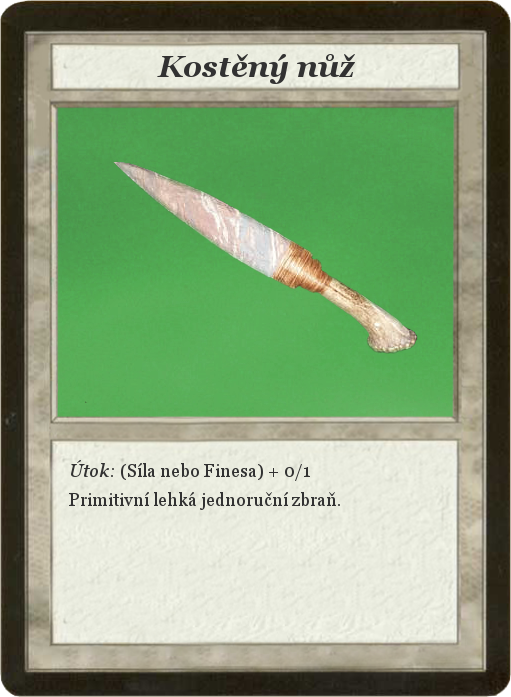
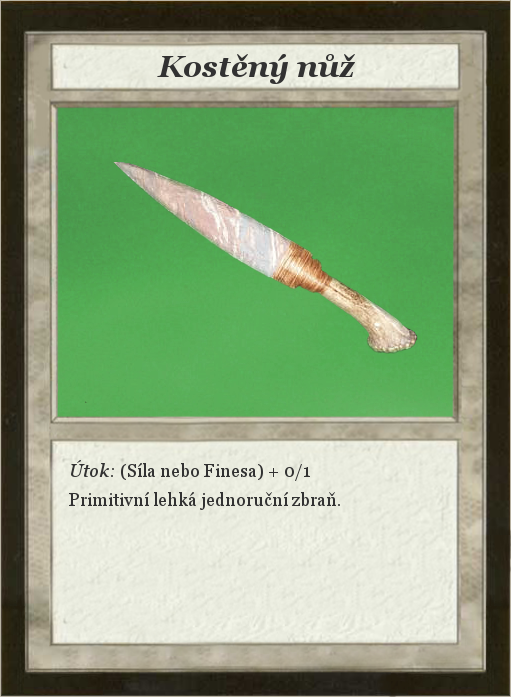
Layer changes from the first (511, 697) image to the second:
painted on "Card" over [0, 0, 511, 697]
